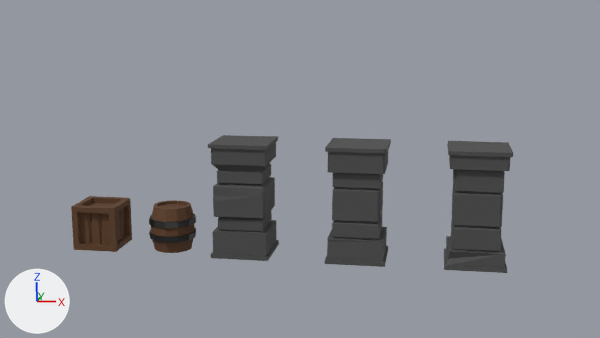
The Blender file exercise_files/section 02/23,24,25,26+-+Creating+Barrels_MY_PRETTY_BARREL_CRATE_PILLAR.blend, before and after one commit.
Both versions are drawn from the file's camera 'Camera'. Every picture has the same lights, and +X, +Y and +Z are marked at lower left.

The first picture shows 'Pillar', 'Pillar.001', 'Pillar.002', 'barrel', 'crate'.
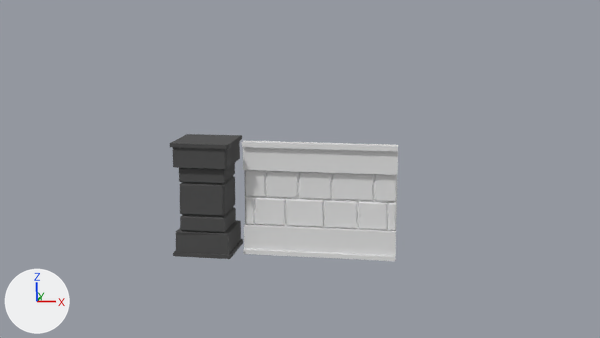
The change, as JSON lines over the scene's bpy script:
```json
{"op": "add", "block": "me_plane", "code": ["me_plane = bpy.data.meshes.new('Plane')", "me_plane.from_pydata(...)  # 126 vertices, 95 faces; spans x -2.0..2.0, y -2.0..1.0, z -0.01..0.24"]}
{"op": "add", "block": "ob_barrel", "code": "ob_barrel.hide_render = True"}
{"op": "add", "block": "ob_crate", "code": "ob_crate.hide_render = True"}
{"op": "set", "path": "ob_pillar.location", "old": "(0.0, 0.0, 1.5)", "new": "(1.0, 0.0, 1.5)"}
{"op": "add", "block": "ob_pillar", "code": "ob_pillar.hide_set(True)"}
{"op": "set", "path": "ob_pillar_001.location", "old": "(3.0, 0.0, 1.5)", "new": "(-1.0, 0.0, 1.5)"}
{"op": "add", "block": "ob_pillar_002", "code": "ob_pillar_002.hide_set(True)"}
{"op": "add", "block": "ob_plane", "code": ["ob_plane = bpy.data.objects.new('Plane', me_plane)", "ob_plane.location = (2.0, 0.0, 2.0)", "ob_plane.rotation_euler = (1.571, 0.0, 0.0)  # degrees (90, 0, 0)"]}
```

Changed parts and their boxes [x1, y1, x2, y2] in the pictures (600 x 338 px):
```json
{"object": "Plane", "change": "added", "after": [242, 141, 398, 261]}
{"object": "Pillar.001", "change": "moved", "before": [325, 138, 391, 267], "after": [170, 134, 243, 259]}
{"object": "Pillar", "change": "hidden", "before": [208, 135, 279, 261]}
{"object": "Pillar.002", "change": "hidden", "before": [444, 141, 513, 273]}
{"object": "crate", "change": "hidden", "before": [71, 196, 132, 252], "on screen": "brown"}
{"object": "barrel", "change": "hidden", "before": [149, 200, 196, 253]}
```
